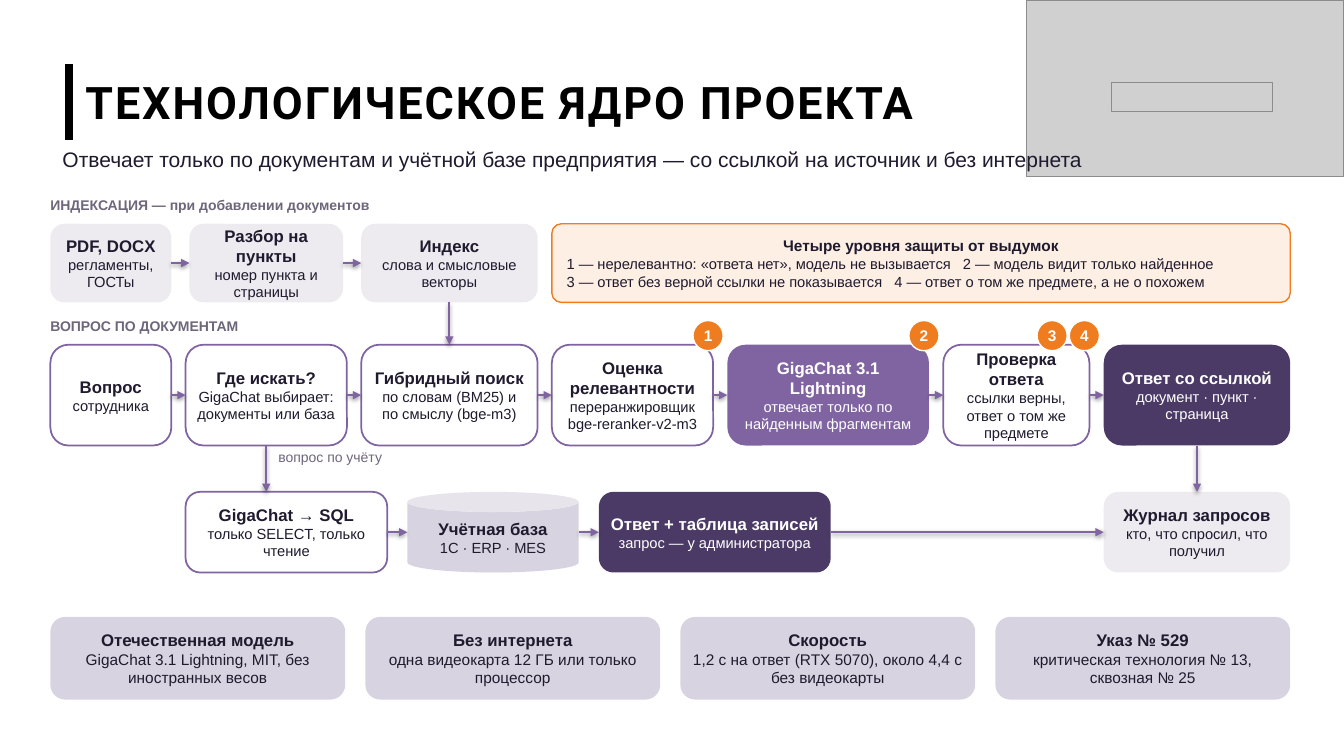
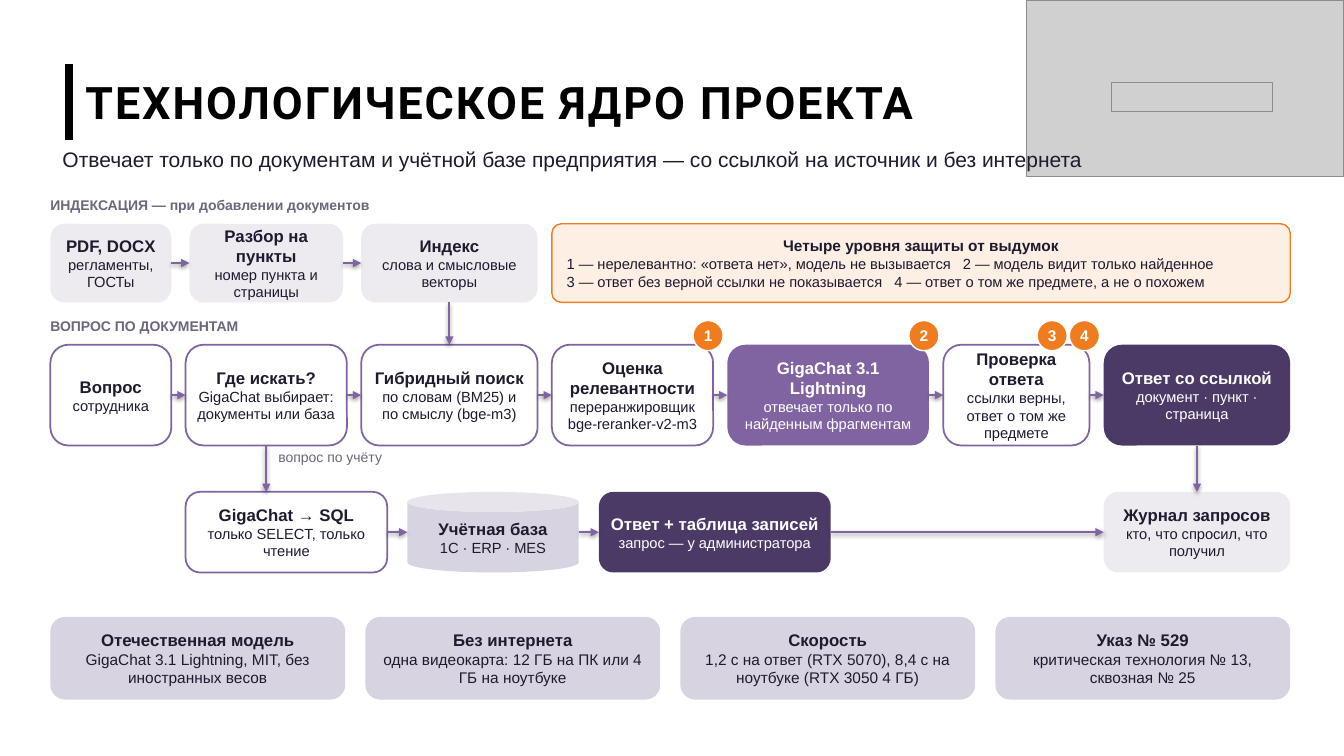
Before and after one commit to imaO0O/acselerator, a slide deck: slide 1 of docs/slides/arhitektura.pptx. Drawn at 1344x756 pixels with LibreOffice and Linux fonts; fonts in the diff are those of the drawing; grey boxes stand for pictures; background and template pictures are left out. Boxes give left, top, right and bottom in pixels: in the first picture for what was removed or moved away, otherwise in the second. Text is boxed around its words. In the diff, an @@ line names an element or a change of style, - is before the commit and + after.

```diff
--- a/docs/slides/arhitektura.pptx
+++ b/docs/slides/arhitektura.pptx
@@ text in rounded rectangle at (383,654,642,686): text changed @@
-одна видеокарта 12 ГБ или только процессор
+одна видеокарта: 12 ГБ на ПК или 4 ГБ на ноутбуке
@@ text in rounded rectangle at (705,654,950,686): text changed @@
-1,2 с на ответ (RTX 5070), около 4,4 с без видеокарты
+1,2 с на ответ (RTX 5070), 8,4 с на ноутбуке (RTX 3050 4 ГБ)
```
Also in this commit, not shown: 14 other files.
